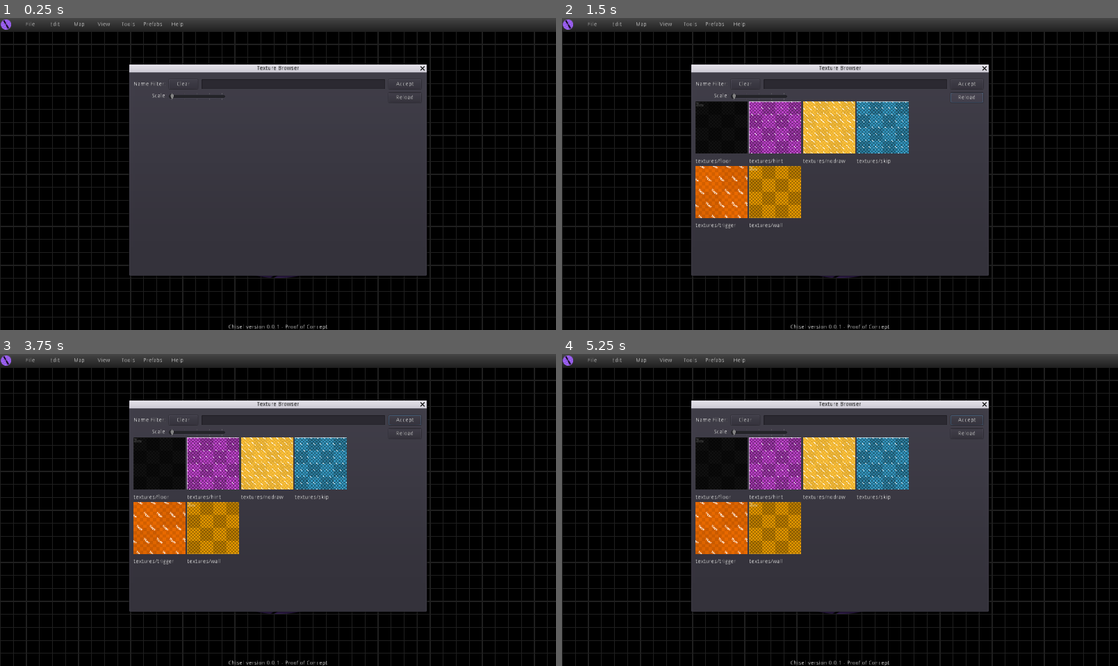
Above: before the commit, frames 1-4 (two rows, left to right).
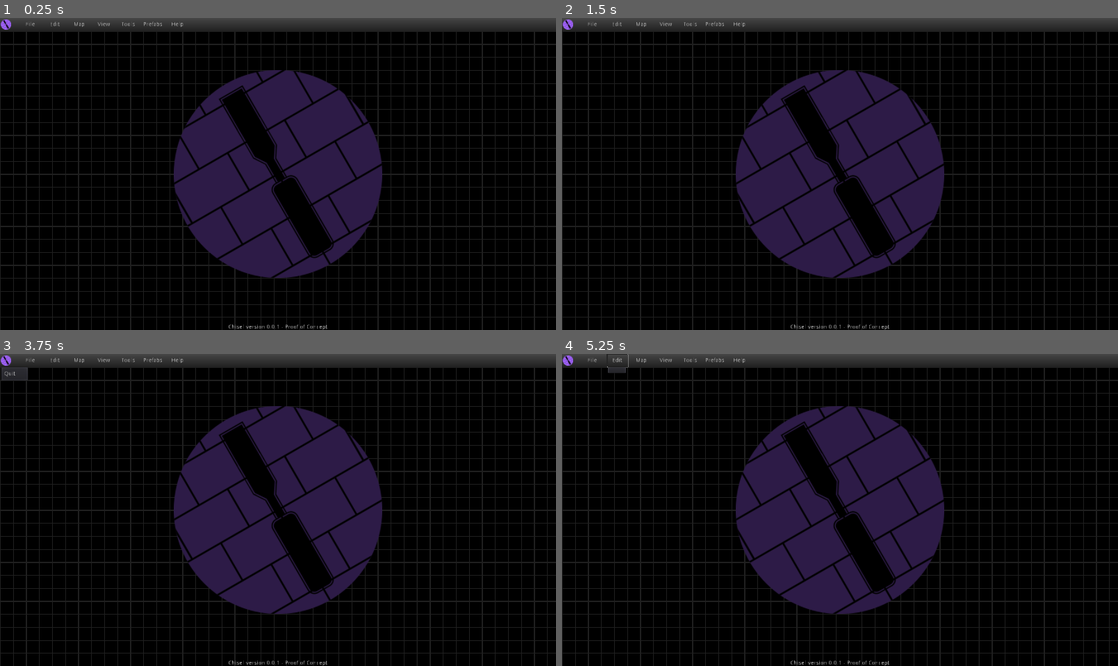
Above: after the commit, the same moments.

Repository: ashifolfi/Chisel
Game: Godot game, scene res://scenes/customcontroltests.tscn
Two runs of this game, one before a commit and one after it. Both use one fixed random seed, a clock stepped at 60 frames per second and the inputs below. This scene is started directly instead of the project's main scene.
Inputs (mouse positions are in pixels of both pictures, inside the frame that each line leads up to):
- Up to frame 1 (0.25 s): no input
- Up to frame 2 (1.5 s): click (745, 83) at 0.5 s, where only the run before the commit has a clickable "Clear"; click (967, 99) at 1.25 s, where only the run before the commit has a clickable "Reload"
- Up to frame 3 (3.75 s): click (405, 419) at 2 s, where only the run before the commit has a clickable "Accept"; click (405, 419) at 2.75 s, where only the run before the commit has a clickable "Accept"; click (5, 360) at 3.5 s
- Up to frame 4 (5.25 s): click "File" at 4.25 s; click "Edit" at 5 s

The runs differ from the first frame. In frame 1, 32% of the frame differs, in the area x 23-77%, y 14-83%; in frame 2, 31%; in frame 3, 31%; in frame 4, 31%.
Error before the commit: Invalid get index 'has_texture' (on base: 'null instance'). (res://scripts/UI/TextureBrowser.gd:64)
Error after the commit: Attempt to call function 'popup' in base 'null instance' on a null instance.

Commit message:
Remove texturebrowser from control testing scene

Diff:
--- a/scenes/customcontroltests.tscn
+++ b/scenes/customcontroltests.tscn
@@ -1,6 +1,5 @@
-[gd_scene load_steps=16 format=2]
-
-[ext_resource path="res://scripts/UI/TextureBrowser.gd" type="Script" id=1]
+[gd_scene load_steps=15 format=2]
+
 [ext_resource path="res://icon.png" type="Texture" id=2]
 [ext_resource path="res://assets/ui/mb-bg.png" type="Texture" id=3]
 [ext_resource path="res://scripts/UI/menubar/App.gd" type="Script" id=4]
@@ -93,93 +92,6 @@
 text = "Chisel version 0.0.1 - Proof of Concept"
 align = 1
 
-[node name="TextureBrowser" type="WindowDialog" parent="."]
-visible = true
-anchor_left = 0.5
-anchor_top = 0.5
-anchor_right = 0.5
-anchor_bottom = 0.5
-margin_left = -365.0
-margin_top = -250.0
-margin_right = 365.0
-margin_bottom = 250.0
-window_title = "Texture Browser"
-script = ExtResource( 1 )
-
-[node name="HSplitContainer" type="VSplitContainer" parent="TextureBrowser"]
-anchor_right = 1.0
-anchor_bottom = 1.0
-margin_left = 10.0
-margin_top = 10.0
-margin_right = -10.0
-margin_bottom = -10.0
-collapsed = true
-
-[node name="Upper" type="Control" parent="TextureBrowser/HSplitContainer"]
-margin_right = 710.0
-margin_bottom = 50.0
-rect_min_size = Vector2( 0, 50 )
-
-[node name="Clear" type="Button" parent="TextureBrowser/HSplitContainer/Upper"]
-margin_left = 87.0
-margin_top = 7.0
-margin_right = 158.0
-margin_bottom = 31.0
-text = "Clear"
-
-[node name="LineEdit" type="LineEdit" parent="TextureBrowser/HSplitContainer/Upper"]
-margin_left = 168.0
-margin_top = 7.0
-margin_right = 618.0
-margin_bottom = 31.0
-
-[node name="Label" type="Label" parent="TextureBrowser/HSplitContainer/Upper"]
-margin_top = 12.0
-margin_right = 82.0
-margin_bottom = 26.0
-text = "Name Filter:"
-
-[node name="HSlider" type="HSlider" parent="TextureBrowser/HSplitContainer/Upper"]
-margin_left = 87.0
-margin_top = 41.0
-margin_right = 226.0
-margin_bottom = 57.0
-min_value = 4.0
-max_value = 8.0
-value = 4.0
-tick_count = 5
-ticks_on_borders = true
-
-[node name="Label2" type="Label" parent="TextureBrowser/HSplitContainer/Upper"]
-margin_top = 41.0
-margin_right = 82.0
-margin_bottom = 55.0
-text = "Scale:"
-align = 2
-
-[node name="Accept" type="Button" parent="TextureBrowser/HSplitContainer/Upper"]
-margin_left = 627.0
-margin_top = 7.0
-margin_right = 707.0
-margin_bottom = 31.0
-text = "Accept"
-
-[node name="Reload" type="Button" parent="TextureBrowser/HSplitContainer/Upper"]
-margin_left = 627.0
-margin_top = 40.0
-margin_right = 707.0
-margin_bottom = 64.0
-text = "Reload"
-
-[node name="ScrollContainer" type="ScrollContainer" parent="TextureBrowser/HSplitContainer"]
-margin_top = 62.0
-margin_right = 710.0
-margin_bottom = 480.0
-scroll_horizontal_enabled = false
-
-[node name="GridContainer" type="GridContainer" parent="TextureBrowser/HSplitContainer/ScrollContainer"]
-columns = 4
-
 [node name="Panel" type="Panel" parent="."]
 margin_right = 1366.0
 margin_bottom = 35.0
@@ -288,7 +200,3 @@
 
 [node name="AssetManager" type="Node" parent="."]
 script = ExtResource( 7 )
-
-[connection signal="value_changed" from="TextureBrowser/HSplitContainer/Upper/HSlider" to="TextureBrowser" method="_on_HSlider_value_changed"]
-[connection signal="pressed" from="TextureBrowser/HSplitContainer/Upper/Accept" to="TextureBrowser" method="_on_Accept_pressed"]
-[connection signal="pressed" from="TextureBrowser/HSplitContainer/Upper/Reload" to="TextureBrowser" method="_on_Reload_pressed"]
